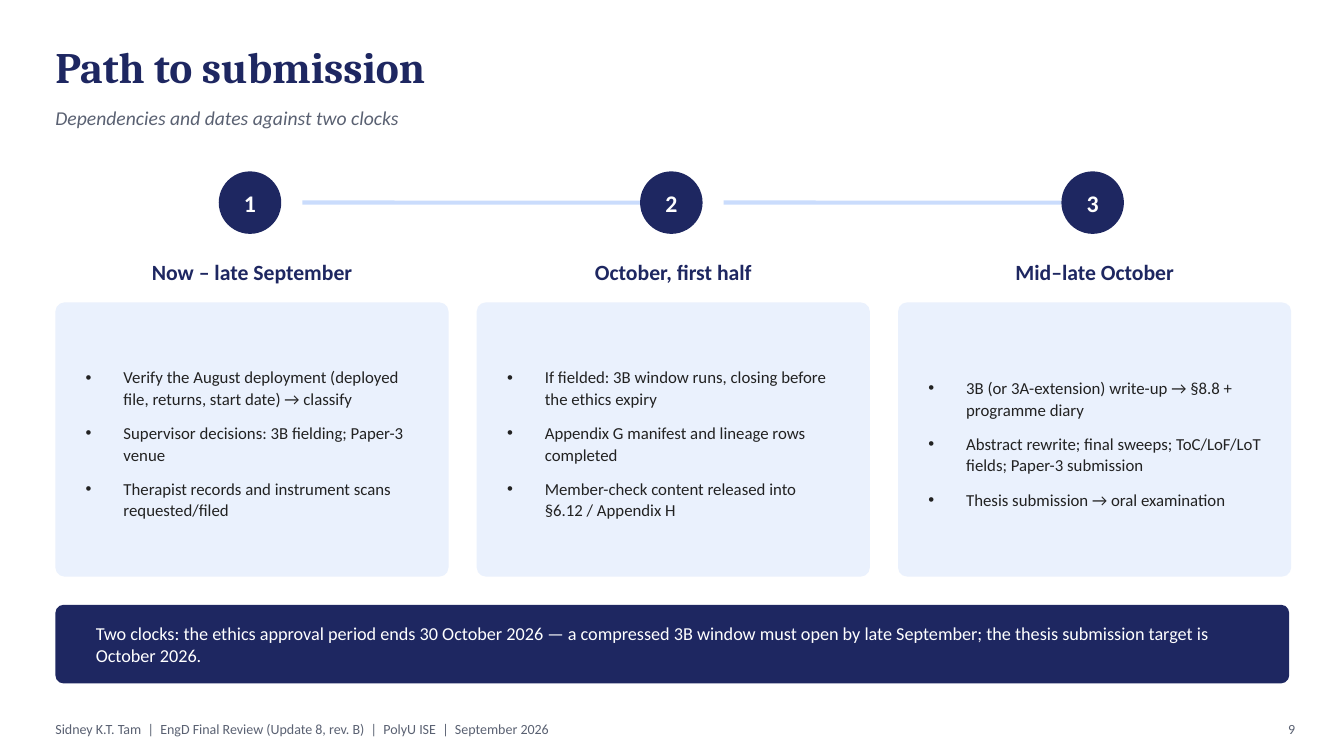
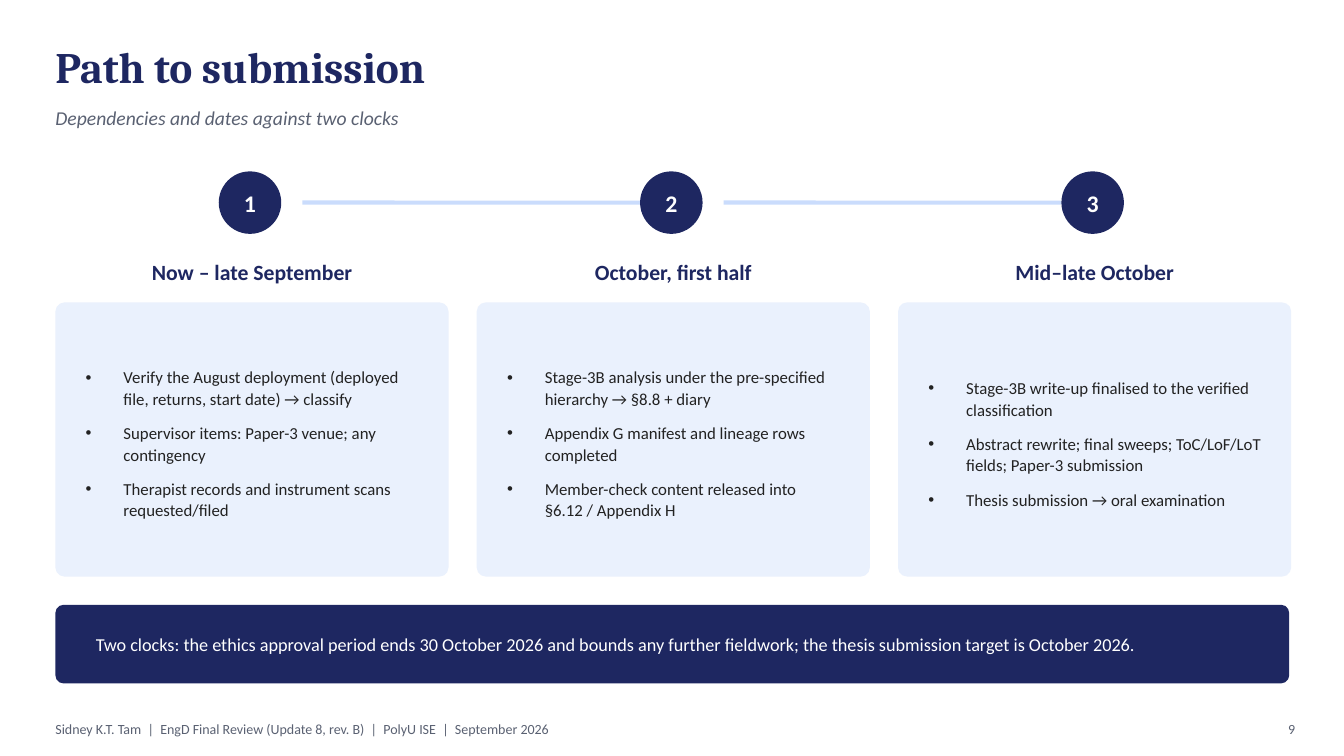
Before and after one commit to leicatam/gamification, a slide deck: slide 9 of docs/presentations/EngD_Update_8_Final_Review_September2026_revB.pptx. Drawn at 1344x756 pixels with LibreOffice and Linux fonts; fonts in the diff are those of the drawing. Boxes give left, top, right and bottom in pixels: in the first picture for what was removed or moved away, otherwise in the second. Text is boxed around its words. In the diff, an @@ line names an element or a change of style, - is before the commit and + after.

```diff
--- a/docs/presentations/EngD_Update_8_Final_Review_September2026_revB.pptx
+++ b/docs/presentations/EngD_Update_8_Final_Review_September2026_revB.pptx
@@ text at box(545, 371, 825, 408): text changed @@
-• If fielded: 3B window runs, closing before the ethics expiry
+• Stage-3B analysis under the pre-specified hierarchy → §8.8 + diary
@@ text at box(966, 382, 1249, 416): text changed @@
-• 3B (or 3A-extension) write-up → §8.8 + programme diary
+• Stage-3B write-up finalised to the verified classification
@@ text at box(123, 427, 376, 464): text changed @@
-• Supervisor decisions: 3B fielding; Paper-3 venue
+• Supervisor items: Paper-3 venue; any contingency
@@ text at box(96, 638, 1134, 654): text changed @@
-Two clocks: the ethics approval period ends 30 October 2026 — a compressed 3B window must open by late September; the thesis submission target is October 2026.
+Two clocks: the ethics approval period ends 30 October 2026 and bounds any further fieldwork; the thesis submission target is October 2026.
```
Also in this commit, not shown: 6 other slides changed, 2 other files.
